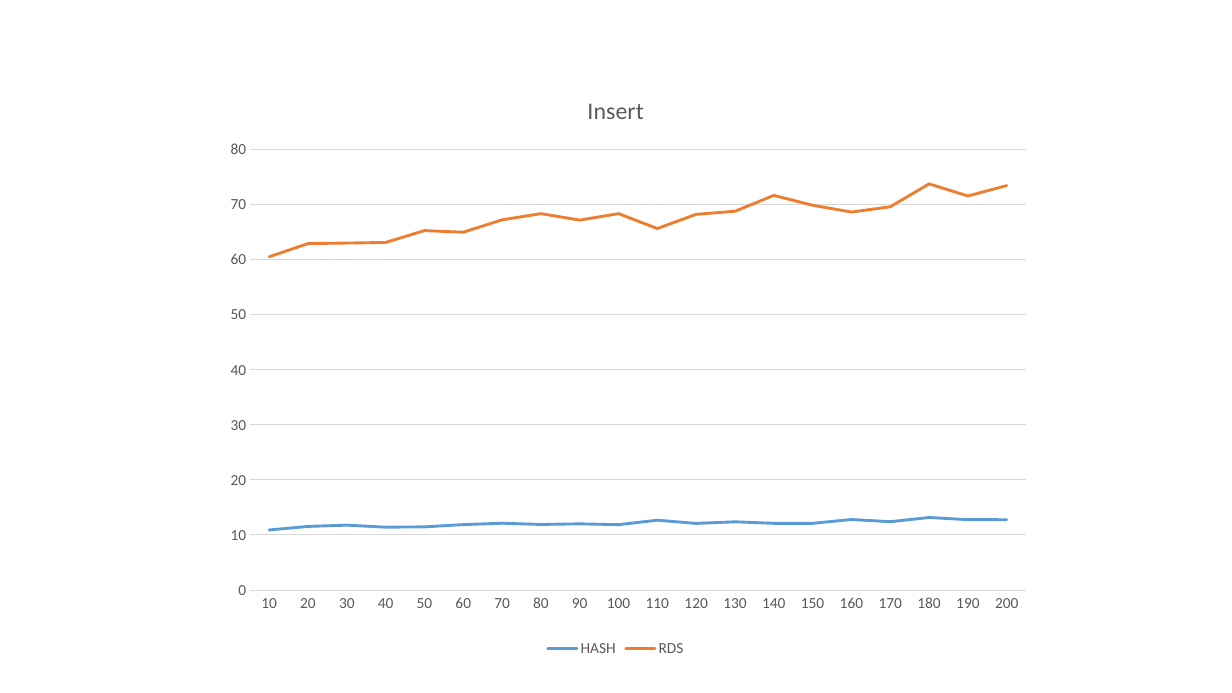
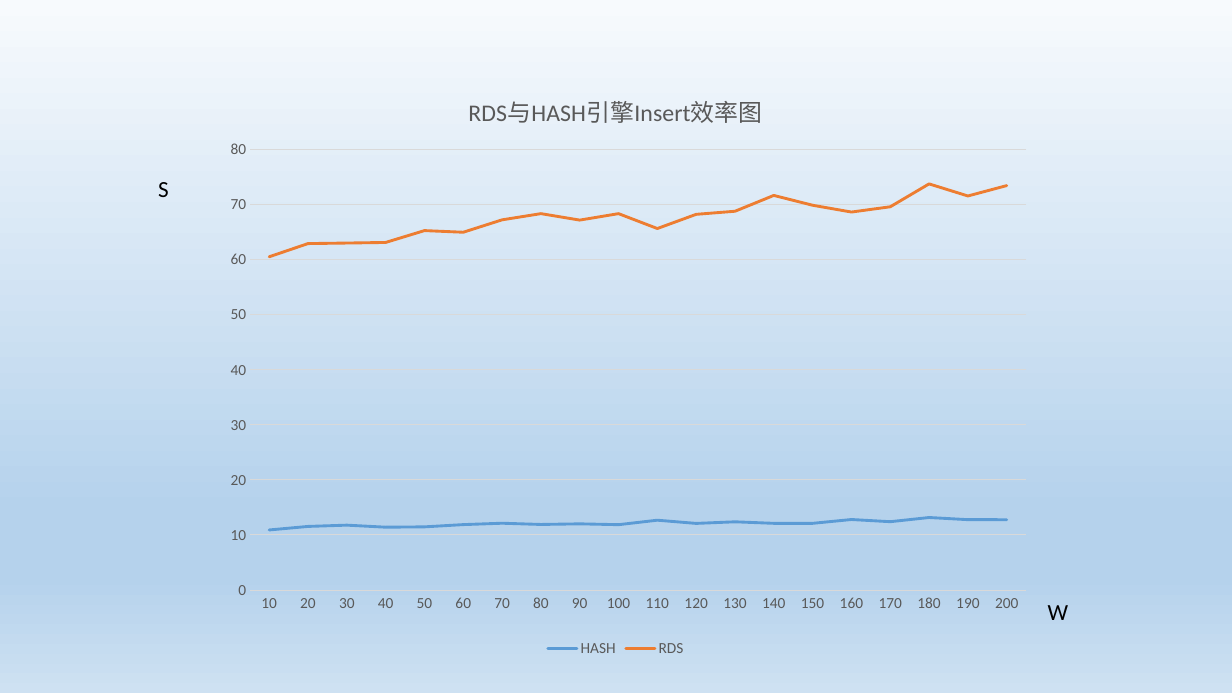
Before and after one commit to zoujunrong/weclu, a slide deck: slide 15 of weclu.pptx (slide 11 before the commit). Drawn at 1232x693 pixels with LibreOffice and Linux fonts; fonts in the diff are those of the drawing. Boxes give left, top, right and bottom in pixels: in the first picture for what was removed or moved away, otherwise in the second. Text is boxed around its words. In the diff, an @@ line names an element or a change of style, - is before the commit and + after.

```diff
--- a/weclu.pptx
+++ b/weclu.pptx
@@ background #FFFFFF to gradient #F7FAFD to #B5D2EC to #CEE1F2 @@
@@ line chart at (x1=205, y1=73, x2=1027, y2=662) @@
@@ title "Insert " to "RDS与HASH引擎Insert效率图 " @@
@@ text added at (x1=158, y1=182, x2=169, y2=197), 18 pt, text #000000 @@
+S
@@ text added at (x1=1048, y1=605, x2=1069, y2=620), 18 pt, text #000000 @@
+W
```
Also in this commit, not shown: 12 other slides changed, 8 slides added, 1 slide removed, 9 other files.
